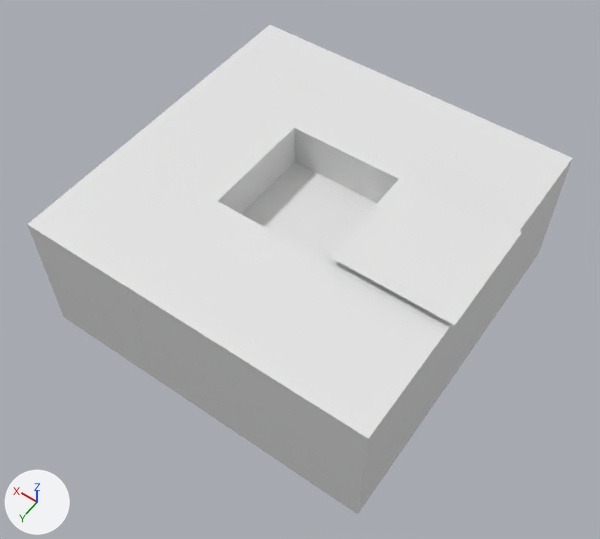
Renders of the FBX model Assets/Flora/Content/Mapa.fbx from each side of a commit.
One viewpoint serves both versions: a 50 mm camera at (-36.6, 53.0, 73.2) aimed at (-0.9, 3.1, -5.2). Every picture has the same lights, and +X, +Y and +Z are marked at lower left. Where no turn or scale is listed for an object, it has been applied to the vertices.

In view in the first picture: 'Canto-Baixo-Direito', 'Canto-Baixo-Esquerdo', 'Canto-Cima-Direito', 'Canto-Cima-Esquerdo', 'Flor', 'Lateral-Direita', 'Lateral-Esquerda', 'Meio', 'Meio-baixo', 'Meio-cima'.
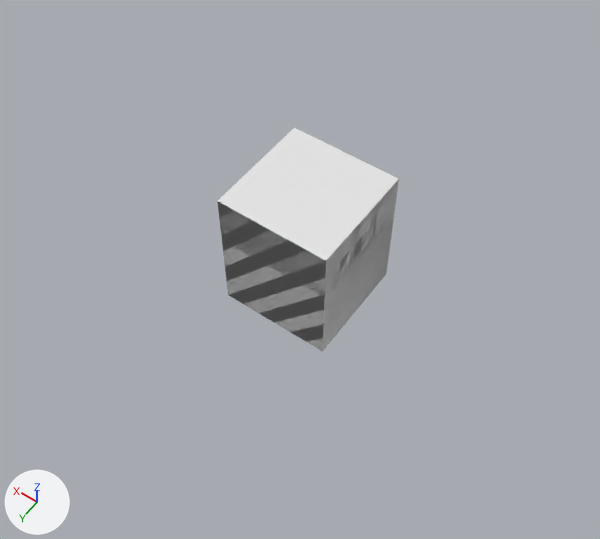
Where the newer file only moved an object's origin or applied its transform, the numbers keep the older frame.

The change, as a diff of the scene's bpy script:
```diff
--- a/Assets/Flora/Content/Mapa.fbx.py
+++ b/Assets/Flora/Content/Mapa.fbx.py
@@ me_plane_022 @@
 me_plane_022.from_pydata(...)  # 8 vertices, 3 faces; spans x 7.3..21.8, y -7.3..7.3, z -12.2..5.3
 # used by ob_meio_baixo; location = (0.0, 0.0, 0.0)
+# me_plane_022 part 2: the whole mesh is moved by (-14.6, 0.0, 0.0)
 me_plane_022.materials.append(mat_tileset_ver1)
@@ me_plane_021 @@
 me_plane_021.from_pydata(...)  # 8 vertices, 3 faces; spans x -21.8..-7.3, y -7.3..7.3, z -12.2..5.3
 # used by ob_meio_cima; location = (0.0, 0.0, 0.0)
+# me_plane_021 part 7: the whole mesh is moved by (14.6, 0.0, 0.0)
 me_plane_021.materials.append(mat_tileset_ver1)
@@ me_plane_025 @@
 me_plane_025.from_pydata(...)  # 7 vertices, 3 faces; spans x -21.8..-7.3, y 7.3..21.8, z -12.2..5.3
 # used by ob_canto_cima_direito; location = (0.0, 0.0, 0.0)
+# me_plane_025 part 9: the whole mesh is moved by (14.6, -14.5, 0.0)
 me_plane_025.materials.append(mat_tileset_ver1)
@@ me_plane_026 @@
 me_plane_026.from_pydata(...)  # 7 vertices, 3 faces; spans x -21.8..-7.3, y -21.8..-7.3, z -12.2..5.3
 # used by ob_canto_cima_esquerdo; location = (0.0, 0.0, 0.0)
+# me_plane_026 part 8: the whole mesh is moved by (14.6, 14.6, 0.0)
 me_plane_026.materials.append(mat_tileset_ver1)
@@ me_plane_028 @@
 me_plane_028.from_pydata(...)  # 7 vertices, 3 faces; spans x 7.3..21.8, y 7.3..21.8, z -12.2..5.3
 # used by ob_canto_baixo_direito; location = (0.0, 0.0, 0.0)
+# me_plane_028 part 4: the whole mesh is moved by (-14.6, -14.6, 0.0)
 me_plane_028.materials.append(mat_tileset_ver1)
@@ me_plane_019 @@
 me_plane_019.from_pydata(...)  # 4 vertices, 1 face; spans x -7.28..7.28, y -7.28..7.28, z 0.0
 # used by ob_flor; location = (-15.1, 0.0, 6.3)
+# me_plane_019 part 1: the whole mesh is moved by (15.08, 0.0, -0.93)
 me_plane_019.materials.append(mat_tileset_ver1)
@@ me_plane_024 @@
 me_plane_024.from_pydata(...)  # 8 vertices, 3 faces; spans x -7.3..7.3, y 7.3..21.8, z -12.2..5.3
 # used by ob_lateral_direita; location = (0.0, 0.0, 0.0)
+# me_plane_024 part 6: the whole mesh is moved by (0.0, -14.5, 0.0)
 me_plane_024.materials.append(mat_tileset_ver1)
@@ me_plane_023 @@
 me_plane_023.from_pydata(...)  # 8 vertices, 3 faces; spans x -7.3..7.3, y -21.8..-7.3, z -12.2..5.3
 # used by ob_lateral_esquerda; location = (0.0, 0.0, 0.0)
+# me_plane_023 part 5: the whole mesh is moved by (0.0, 14.6, 0.0)
 me_plane_023.materials.append(mat_tileset_ver1)
@@ me_plane_027 @@
 me_plane_027.from_pydata(...)  # 7 vertices, 3 faces; spans x 7.3..21.8, y -21.8..-7.3, z -12.2..5.3
 # used by ob_canto_baixo_esquerdo; location = (0.0, 0.0, 0.0)
+# me_plane_027 part 3: the whole mesh is moved by (-14.6, 14.6, 0.0)
 me_plane_027.materials.append(mat_tileset_ver1)
```

Location of each change, (x1, y1, x2, y2) in pixels of the pictures (600 x 539 px):
'Canto-Cima-Direito', mesh moved: before (240, 261, 449, 514); after (323, 180, 399, 350)
'Flor', mesh moved: before (331, 175, 522, 325); after (218, 128, 398, 260)
'Lateral-Direita', mesh moved: before (127, 201, 326, 441); after (217, 202, 351, 352)
'Canto-Baixo-Direito', mesh moved: before (27, 148, 217, 375); after (218, 205, 326, 351)
'Lateral-Esquerda', mesh moved: before (294, 65, 461, 203); after (217, 201, 335, 292)
'Meio-baixo', mesh moved: before (120, 82, 295, 214); after (294, 181, 399, 290)
'Canto-Cima-Esquerdo', mesh moved (not visible afterwards): before (399, 109, 573, 327)
'Canto-Baixo-Esquerdo', mesh moved (not visible afterwards): before (201, 25, 361, 128)
'Meio-cima', mesh moved: before (327, 179, 513, 414); after (227, 179, 399, 348)
'Meio', unchanged, covered by the edit: before (242, 162, 377, 261); after (223, 212, 395, 297)
